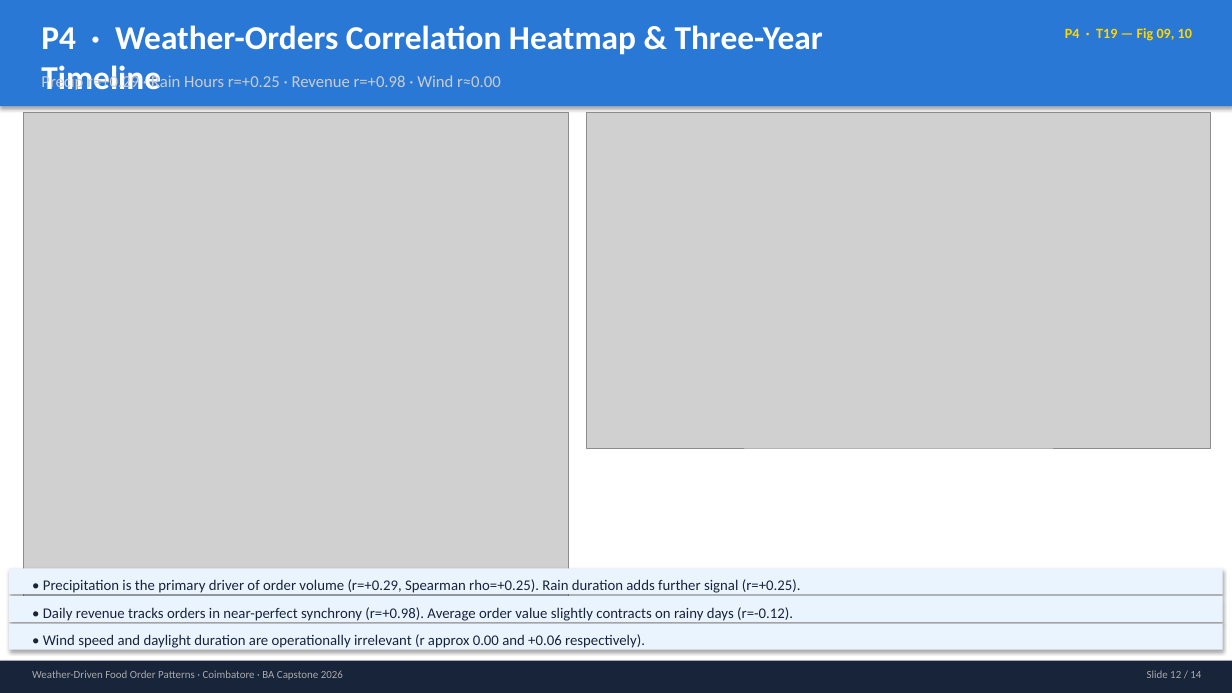
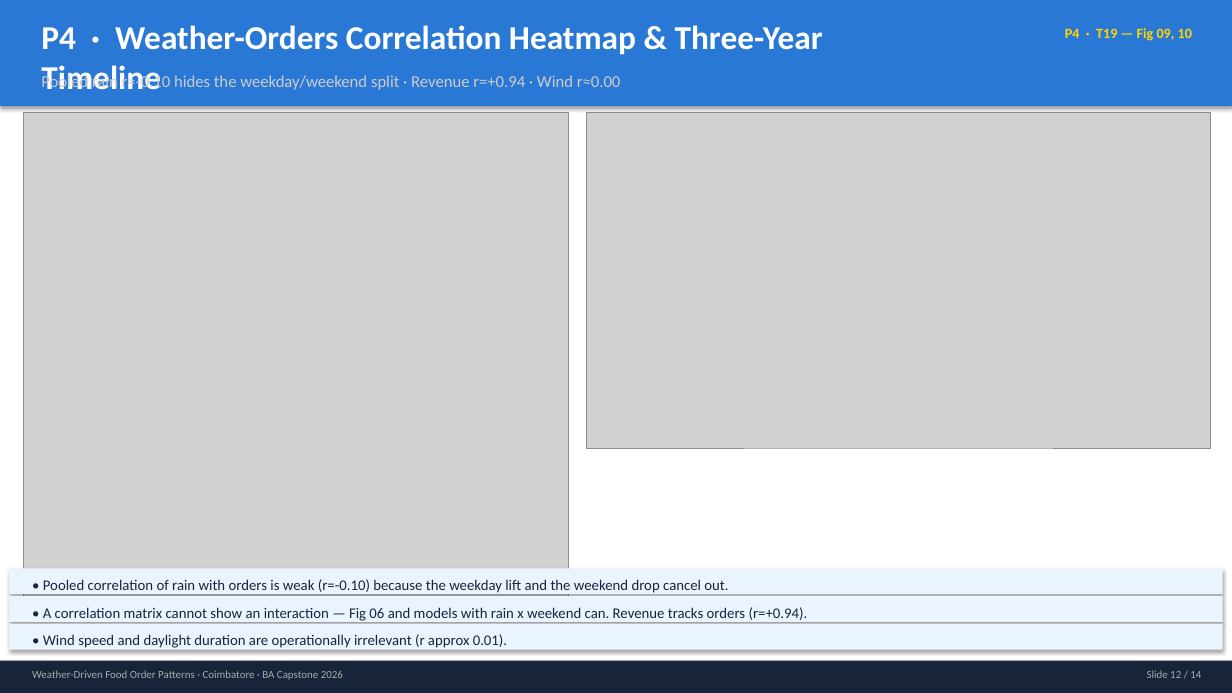
Before and after one commit to priyagarnet20-ops/weather-food-orders, a slide deck: slide 12 of slides/review1/review1_deck.pptx. Drawn at 1232x693 pixels with LibreOffice and Linux fonts; fonts in the diff are those of the drawing; grey boxes stand for pictures. Boxes give left, top, right and bottom in pixels: in the first picture for what was removed or moved away, otherwise in the second. Text is boxed around its words. In the diff, an @@ line names an element or a change of style, - is before the commit and + after.

```diff
--- a/slides/review1/review1_deck.pptx
+++ b/slides/review1/review1_deck.pptx
@@ text at (x1=41, y1=74, x2=621, y2=92): text changed @@
-Precip r=+0.29 · Rain Hours r=+0.25 · Revenue r=+0.98 · Wind r≈0.00
+Pooled rain r≈-0.10 hides the weekday/weekend split · Revenue r=+0.94 · Wind r≈0.00
@@ text at (x1=43, y1=579, x2=728, y2=593): text changed @@
-• Precipitation is the primary driver of order volume (r=+0.29, Spearman rho=+0.25). Rain duration adds further signal (r=+0.25).
+• Pooled correlation of rain with orders is weak (r=-0.10) because the weekday lift and the weekend drop cancel out.
@@ text at (x1=43, y1=607, x2=808, y2=621): text changed @@
-• Daily revenue tracks orders in near-perfect synchrony (r=+0.98). Average order value slightly contracts on rainy days (r=-0.12).
+• A correlation matrix cannot show an interaction — Fig 06 and models with rain x weekend can. Revenue tracks orders (r=+0.94).
@@ text at (x1=43, y1=634, x2=507, y2=648): text changed @@
-• Wind speed and daylight duration are operationally irrelevant (r approx 0.00 and +0.06 respectively).
+• Wind speed and daylight duration are operationally irrelevant (r approx 0.01).
```
Also in this commit, not shown: 13 other slides changed, 2 other files.
